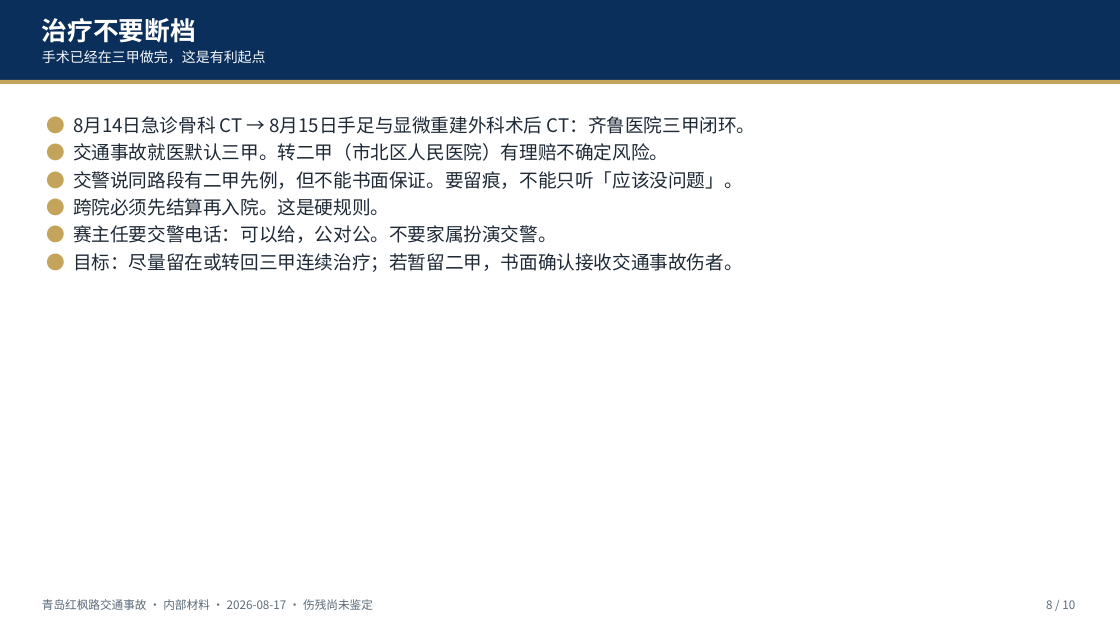
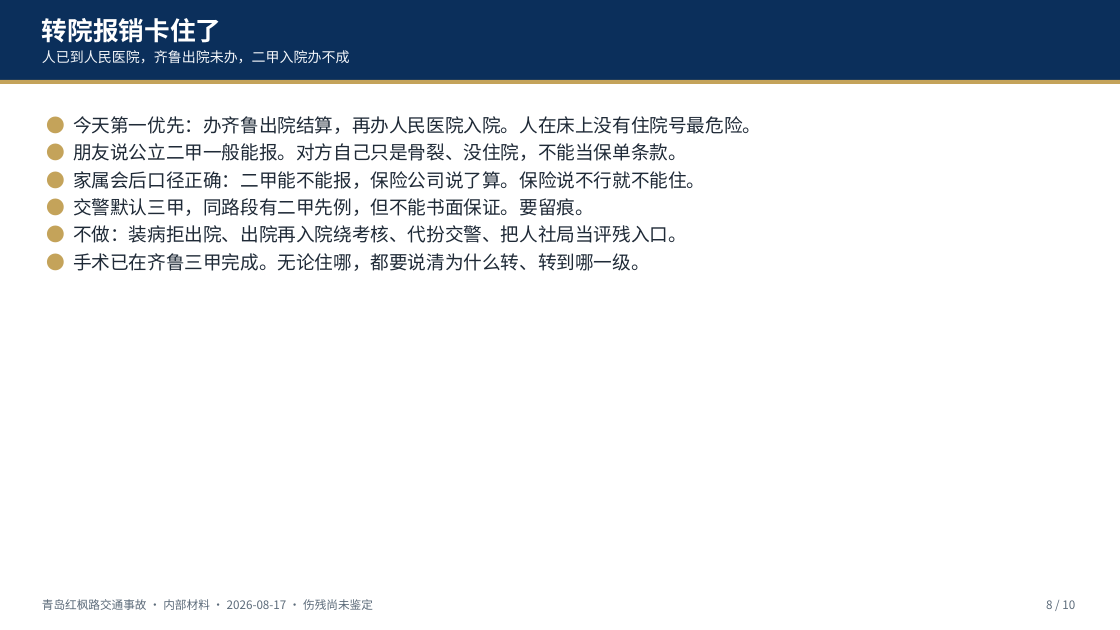
Before and after one commit to hujigang2010-maker/AIDEN, a slide deck: slide 8 of deliverables/青岛红枫路交通事故_伤情与伤残简报_20260817.pptx. Drawn at 1120x630 pixels with LibreOffice and Linux fonts; fonts in the diff are those of the drawing. Boxes give left, top, right and bottom in pixels: in the first picture for what was removed or moved away, otherwise in the second. Text is boxed around its words. In the diff, an @@ line names an element or a change of style, - is before the commit and + after.

```diff
--- a/deliverables/青岛红枫路交通事故_伤情与伤残简报_20260817.pptx
+++ b/deliverables/青岛红枫路交通事故_伤情与伤残简报_20260817.pptx
@@ text at <box>42,18,221,43</box>: text changed @@
-治疗不要断档
+转院报销卡住了
@@ text at <box>42,50,350,63</box>: text changed @@
-手术已经在三甲做完，这是有利起点
+人已到人民医院，齐鲁出院未办，二甲入院办不成
@@ text at <box>73,116,761,271</box>: text changed @@
-● 8月14日急诊骨科 CT → 8月15日手足与显微重建外科术后 CT：齐鲁医院三甲闭环。
-● 交通事故就医默认三甲。转二甲（市北区人民医院）有理赔不确定风险。
-● 交警说同路段有二甲先例，但不能书面保证。要留痕，不能只听「应该没问题」。
-● 跨院必须先结算再入院。这是硬规则。
-● 赛主任要交警电话：可以给，公对公。不要家属扮演交警。
-● 目标：尽量留在或转回三甲连续治疗；若暂留二甲，书面确认接收交通事故伤者。
+● 今天第一优先：办齐鲁出院结算，再办人民医院入院。人在床上没有住院号最危险。
+● 朋友说公立二甲一般能报。对方自己只是骨裂、没住院，不能当保单条款。
+● 家属会后口径正确：二甲能不能报，保险公司说了算。保险说不行就不能住。
+● 交警默认三甲，同路段有二甲先例，但不能书面保证。要留痕。
+● 不做：装病拒出院、出院再入院绕考核、代扮交警、把人社局当评残入口。
+● 手术已在齐鲁三甲完成。无论住哪，都要说清为什么转、转到哪一级。
```
Also in this commit, not shown: 2 other slides changed, 8 other files.
